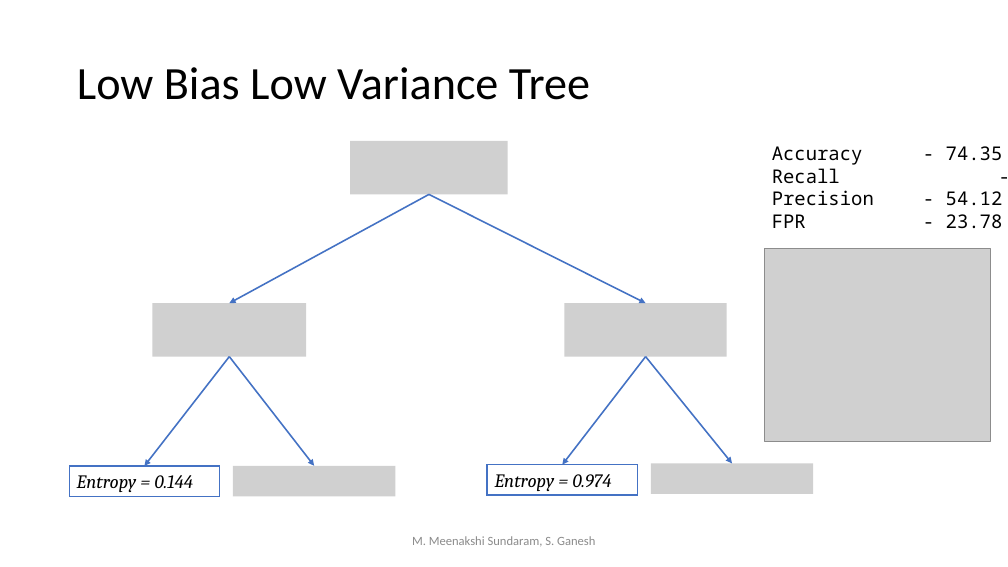
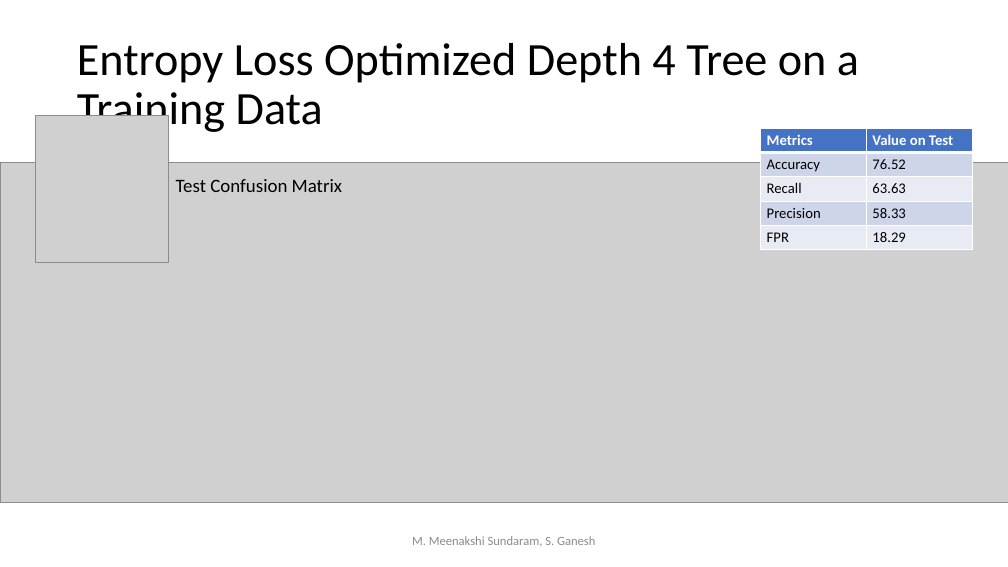
Before and after one commit to meenakshsundaram/AIML, a slide deck: slide 27 of Notes/Decision_Trees.pptx. Drawn at 1008x567 pixels with LibreOffice and Linux fonts; fonts in the diff are those of the drawing; grey boxes stand for pictures. Boxes give left, top, right and bottom in pixels: in the first picture for what was removed or moved away, otherwise in the second. Text is boxed around its words. In the diff, an @@ line names an element or a change of style, - is before the commit and + after.

Commit message:
Fixed Bias Variance Computation for Diabetes Data

```diff
--- a/Notes/Decision_Trees.pptx
+++ b/Notes/Decision_Trees.pptx
@@ title at <box>77,43,859,136</box>: text changed @@
-Low Bias Low Variance Tree
+Entropy Loss Optimized Depth 4 Tree on a Training Data
@@ picture added at <box>36,116,168,263</box> @@
@@ table added at <box>761,128,972,250</box>, 5 rows, 2 columns @@
+Metrics | Value on Test
+Accuracy | 76.52
+Recall | 63.63
+Precision | 58.33
+FPR | 18.29
@@ text removed at <box>772,146,1003,228</box> @@
-Accuracy - 74.35
-Recall - 69.70
-Precision - 54.12
-FPR - 23.78
@@ picture added at <box>0,163,1008,503</box> @@
@@ text added at <box>176,179,342,192</box>, 18 pt, text #000000 @@
+Test Confusion Matrix
@@ picture removed at <box>765,249,991,442</box> @@
@@ group removed at <box>70,141,814,496</box>: 6 arrows, 5 pictures, 2 rectangles @@
-Entropy = 0.974
-Entropy = 0.144
```
Also in this commit, not shown: 1 other slide changed, 5 other files.
